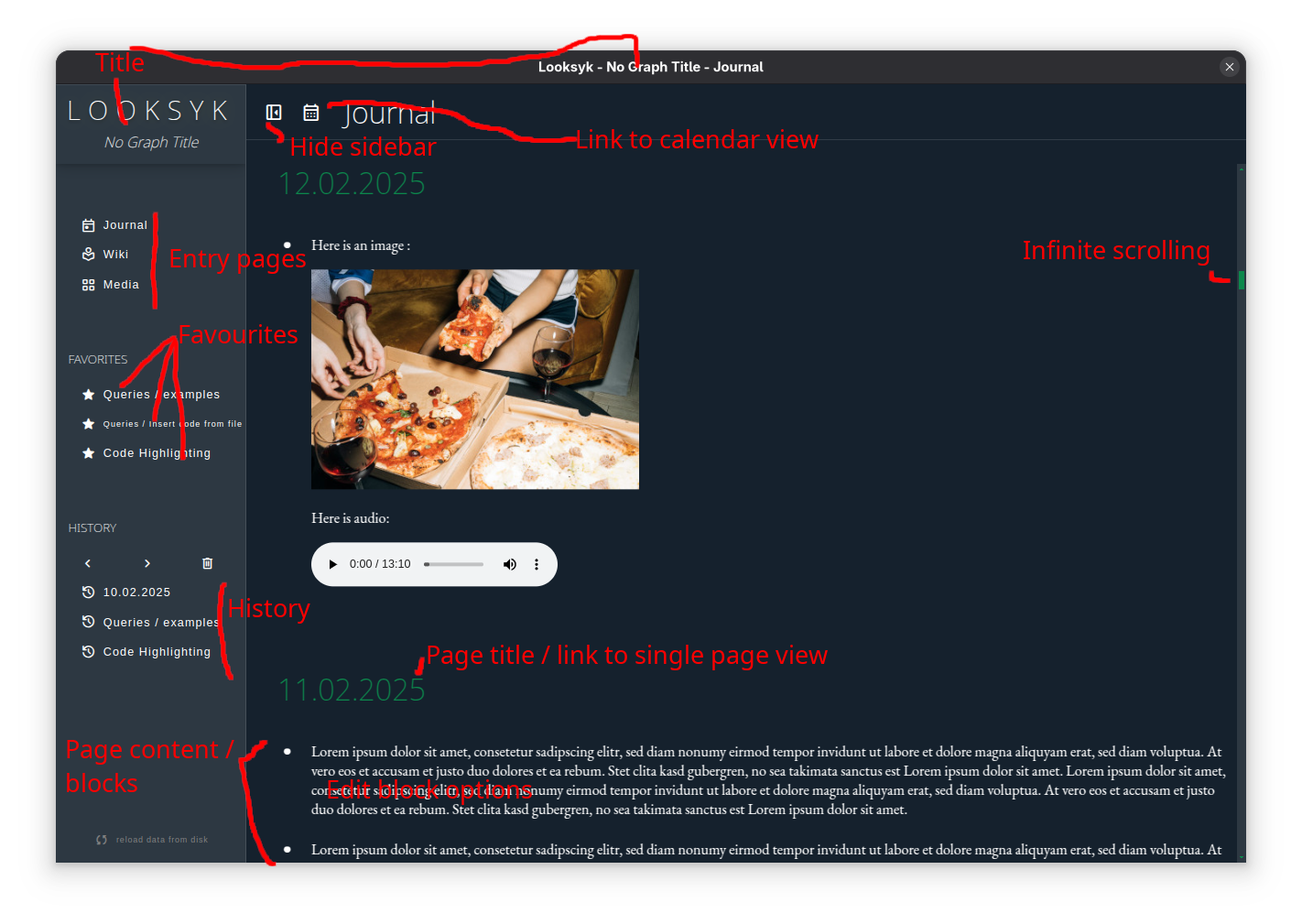
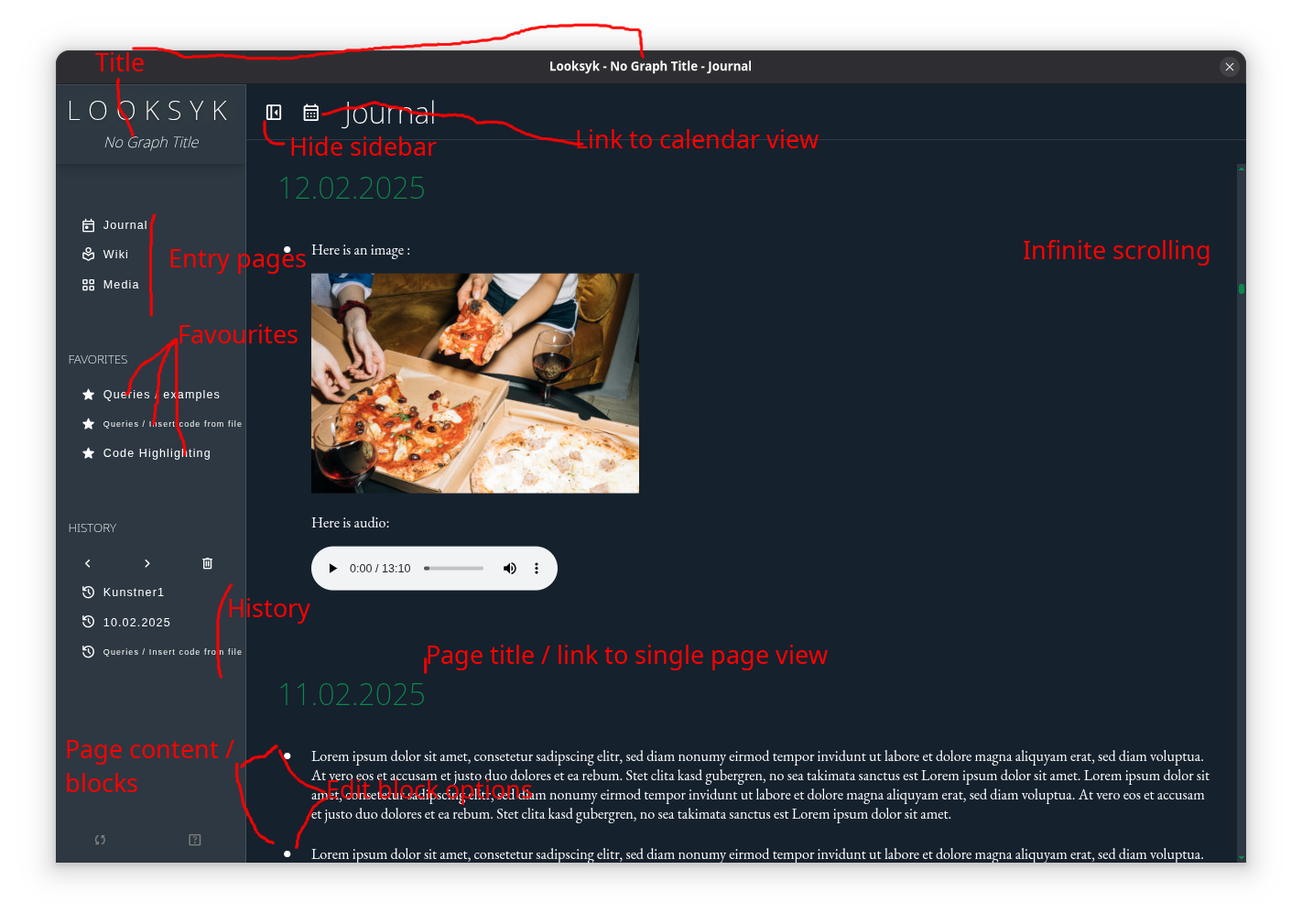
Revision of a layered (1302, 924) image; what changed, layer by layer:
removed layer "Bildschirmfoto vom 2025-06-21 14-09-27.png" over [68, 22, 1245, 867]
added layer "Ebene" (merge) above "Bildschirmfoto vom 2025-07-06 10-10-08.png" over [116, 22, 645, 849]
added layer "Bildschirmfoto vom 2025-07-06 10-10-08.png" over [68, 22, 1245, 867]
